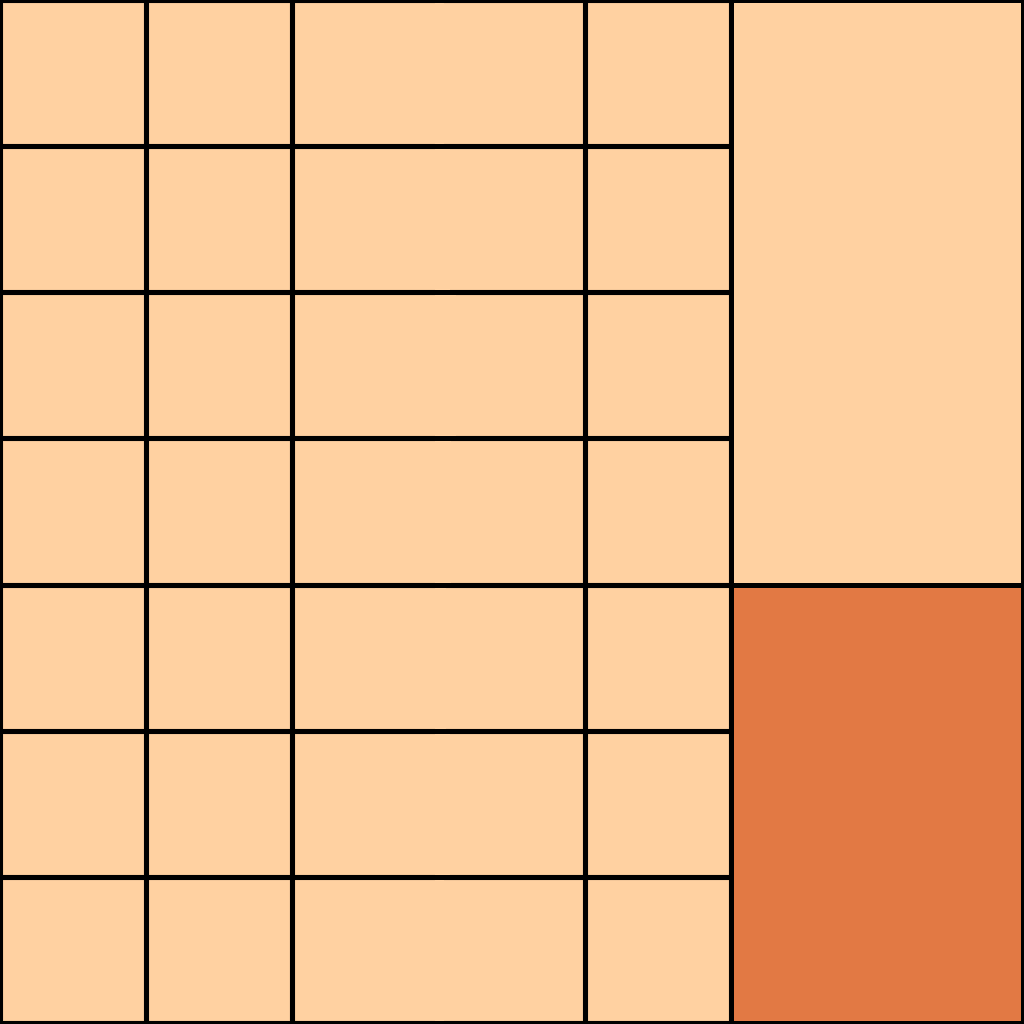
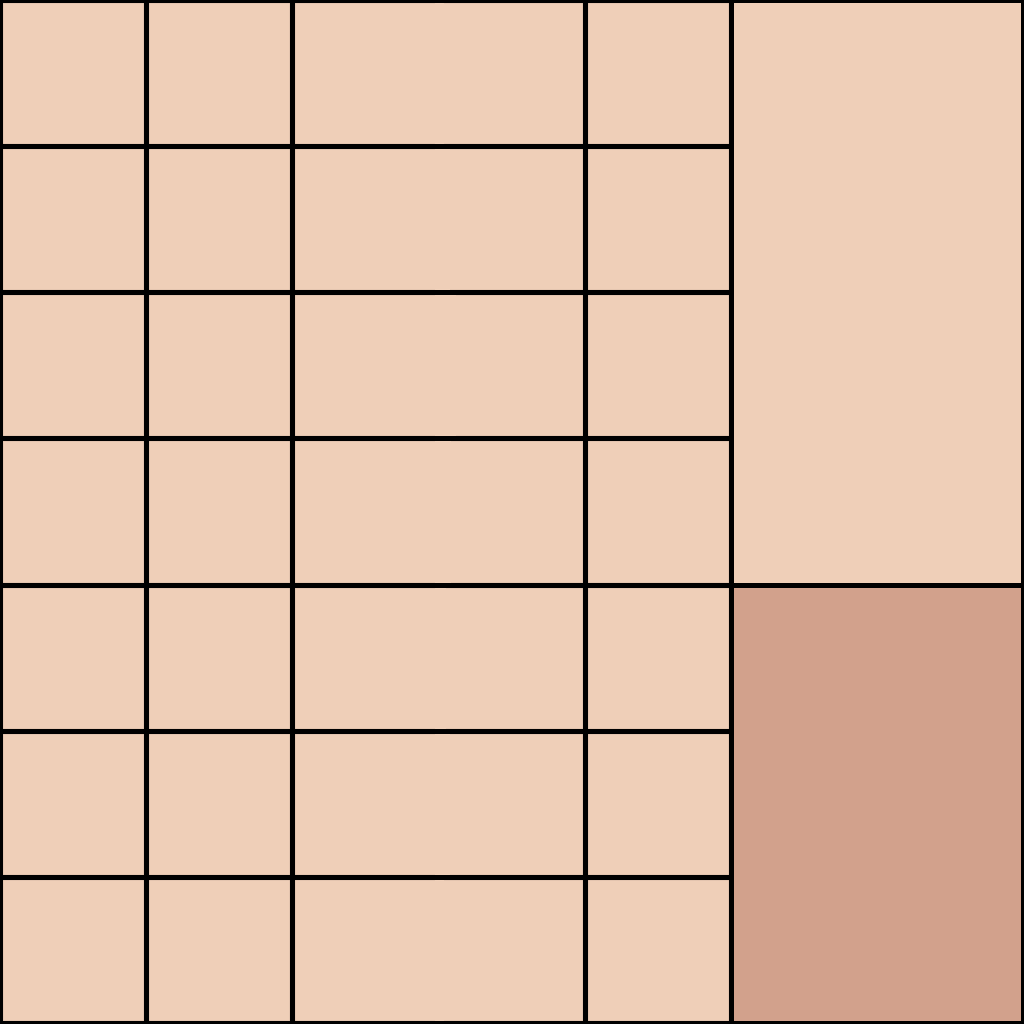
Layer changes from the first w=1024, h=1024 image to the second:
removed layer "Leon shade" over [3, 3, 1021, 1021]
added group "Male" with 16 layers above "Layer 3" over [3, 3, 1021, 1021]
added group "Character" (2nd of 2, in "Male") with 10 layers in group "Male" over [3, 3, 1021, 1021]
added group "Shade" (4th of 4, in "Male" › "Character") with 4 layers in group "Character" over [3, 3, 1021, 1021]
added layer "Uncle Night" (1st of 2, in "Male" › "Character" › "Shade") in group "Shade" over [3, 3, 1021, 1021]
added group "Skin" (3rd of 3, in "Male" › "Character") with 4 layers in group "Character" over [3, 3, 1021, 1021]
added layer "Uncle Night" (2nd of 2, in "Male" › "Character" › "Skin") in group "Skin" over [3, 3, 1021, 1021]
hid "Layer 3", painted on it over [734, 588, 1021, 1021]
removed layer "Leon" over [3, 3, 1021, 1021]
hid "Layer 1", painted on it over [3, 3, 1021, 1021]
